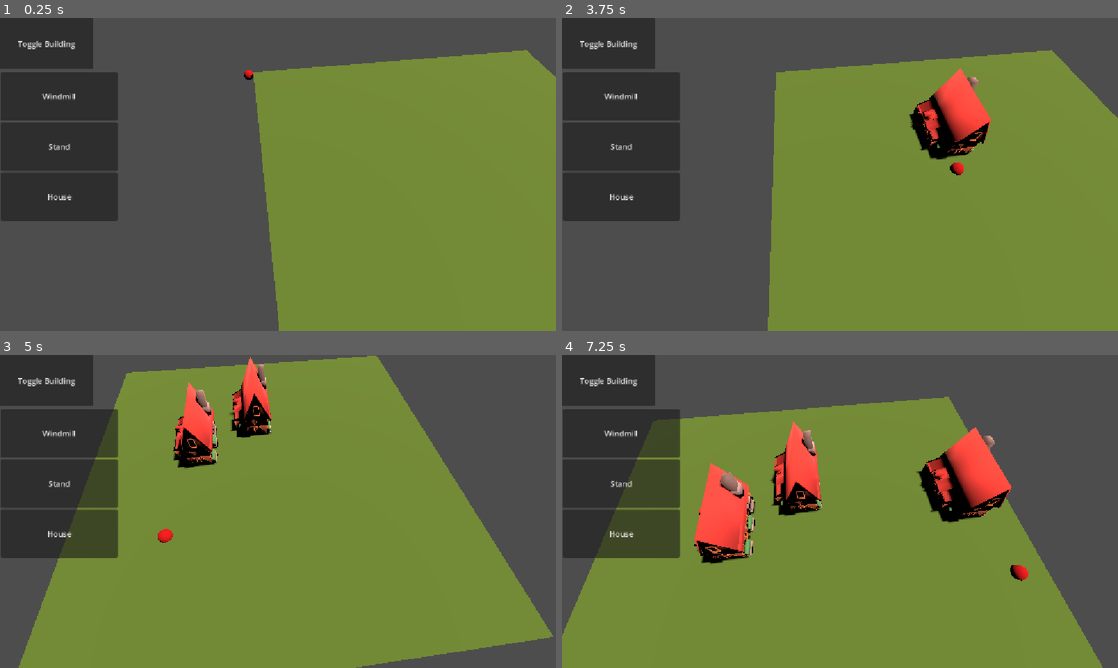
Above: before the commit, frames 1-4 (two rows, left to right).
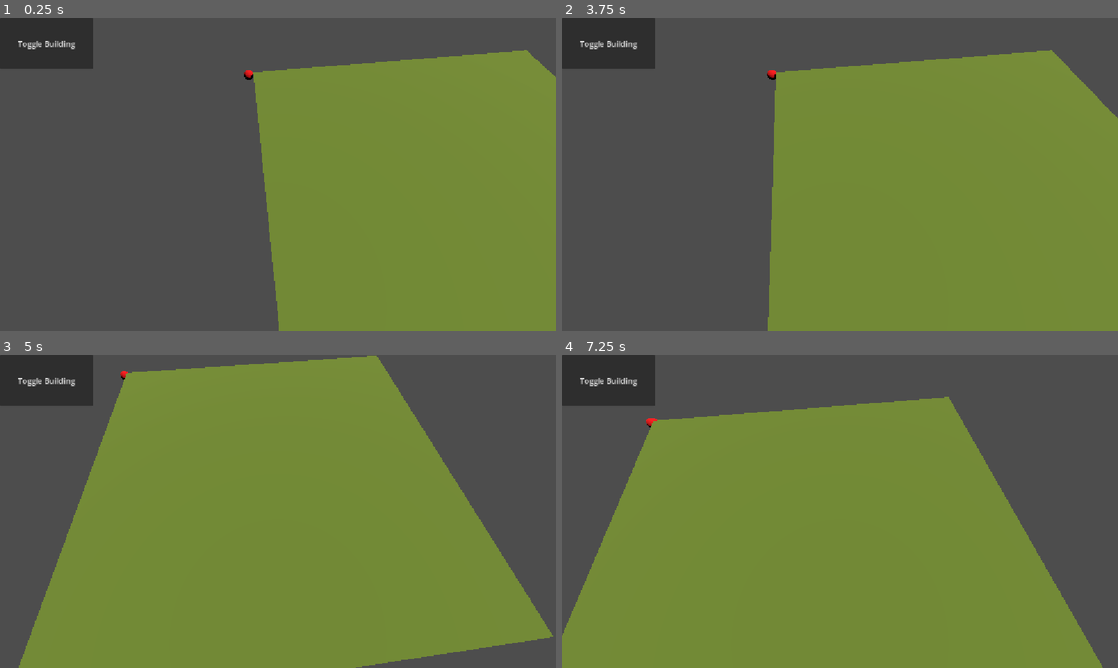
Above: after the commit, the same moments.

Repository: ricric132/GMC-Sandbox-Workshop-Template
Game: Godot game, scene res://Main.tscn
Two runs of this game, one before a commit and one after it. Both use one fixed random seed, a clock stepped at 60 frames per second and the inputs below.
Inputs (mouse positions are in pixels of both pictures, inside the frame that each line leads up to):
- Up to frame 1 (0.25 s): no input
- Up to frame 2 (3.75 s): click (623, 96) at 0.5 s, where only the run before the commit has a clickable "Windmill"; click (623, 146) at 1.25 s, where only the run before the commit has a clickable "Stand"; click (623, 196) at 2 s, where only the run before the commit has a clickable "House"; click "Toggle Building" at 2.75 s; tap Enter at 3.5 s; move the mouse to (962, 158) at 3.52 s; hold D (move_right) from 3.53 s (still down); click (962, 158) at 3.6 s
- Up to frame 3 (5 s): move the mouse to (166, 527) at 4.27 s; release D (move_right) at 4.28 s; hold S (move_back) from 4.28 s (still down); click (166, 527) at 4.35 s
- Up to frame 4 (7.25 s): move the mouse to (895, 442) at 5.02 s; release S (move_back) at 5.03 s; hold D (move_right) 5.03-5.78 s; tap Q (look_left) at 5.1 s; click (895, 442) at 5.3 s; move the mouse to (812, 574) at 5.77 s; hold W (move_forward) 5.78-6.53 s; tap E (look_right) at 5.85 s; click (812, 574) at 6.05 s; move the mouse to (1006, 558) at 6.52 s; hold A (move_left) from 6.53 s (still down); click (1006, 558) at 6.6 s

The runs differ from the first frame. In frame 1, 9.6% of the frame differs, in the area x 0-22%, y 17-65%; in frame 2, 12%; in frame 3, 13%; in frame 4, 18%, in the area x 0-84%, y 17-73%.

Commit message:
Update to match

Diff:
--- a/Buildings/House/House.tres
+++ /dev/null
@@ -1,13 +0,0 @@
-[gd_resource type="Resource" script_class="building_template" format=3 uid="uid://06gunfwlb5fk"]
-
-[ext_resource type="PackedScene" uid="uid://bhg5kgwn52ey8" path="res://Buildings/House/house.tscn" id="1_gi17t"]
-[ext_resource type="Script" uid="uid://c2j4nn22v54ms" path="res://building_template.gd" id="1_tyd1r"]
-[ext_resource type="PackedScene" uid="uid://cnrnvoo40lcf0" path="res://Buildings/House/house_preview.tscn" id="2_7jr2g"]
-
-[resource]
-script = ExtResource("1_tyd1r")
-name = "House"
-dimension = Vector2i(5, 4)
-build_object = ExtResource("1_gi17t")
-build_preview = ExtResource("2_7jr2g")
-metadata/_custom_type_script = "uid://c2j4nn22v54ms"
--- a/Main.tscn
+++ b/Main.tscn
@@ -1,11 +1,6 @@
 [gd_scene format=3 uid="uid://ct3x83vg5y5jm"]
 
-[ext_resource type="Script" uid="uid://carb7fxejnni7" path="res://building_manager.gd" id="1_glv2v"]
-[ext_resource type="Resource" uid="uid://cxq2c5mtpmg58" path="res://Buildings/Windmill/windmill.tres" id="2_r0du0"]
 [ext_resource type="Script" uid="uid://cqcm5y0lhlqk8" path="res://camera_controller.gd" id="2_uu6xs"]
-[ext_resource type="Script" uid="uid://c2j4nn22v54ms" path="res://building_template.gd" id="3_fos0i"]
-[ext_resource type="Resource" uid="uid://dig8tt5470jjn" path="res://Buildings/Stand/stand.tres" id="4_3dxm6"]
-[ext_resource type="Resource" uid="uid://06gunfwlb5fk" path="res://Buildings/House/House.tres" id="5_3dxm6"]
 [ext_resource type="PackedScene" uid="uid://okaudtfqkf41" path="res://building_info_panel.tscn" id="7_lgr22"]
 
 [sub_resource type="StandardMaterial3D" id="StandardMaterial3D_6mfvo"]
@@ -49,8 +44,6 @@
 [node name="BuildingParent" type="Node3D" parent="Grid" unique_id=522585859]
 
 [node name="BuildingManager" type="Node3D" parent="." unique_id=19595411]
-script = ExtResource("1_glv2v")
-all_buildings = Array[ExtResource("3_fos0i")]([ExtResource("2_r0du0"), ExtResource("4_3dxm6"), ExtResource("5_3dxm6")])
 
 [node name="Camera3D" type="Camera3D" parent="." unique_id=85693517]
 transform = Transform3D(-0.1209461, 0.8845558, -0.4504809, 0, 0.45381227, 0.8910973, 0.9926591, 0.10777474, -0.05488683, -19.179245, 14.267918, 0.7531166)
--- a/building_manager.gd
+++ /dev/null
@@ -1,95 +0,0 @@
-extends Node3D
-
-@onready var cam: Camera3D = $"../Camera3D"
-@onready var preview_parent: Node3D = $"../PreviewParent"
-@onready var grid_corner: Node3D = $"../Grid/Floor/GridCorner"
-@onready var building_parent: Node3D = $"../Grid/BuildingParent"
-@onready var button_container: VBoxContainer = $"../CanvasLayer/BuildingButtons"
-
-var grid : Array[Array] = []
-const WIDTH = 30
-const HEIGHT = 30
-const TILE_SIZE = 1
-
-@export var selected_builidng : BuildingTemplate
-@export var all_buildings : Array[BuildingTemplate]
-
-const  button_scene := preload("res://building_selector.tscn")
-
-# Called when the node enters the scene tree for the first time.
-func _ready() -> void:
-	setup_grid()
-	setup_buttons()
-
-func setup_grid():
-	grid.resize(WIDTH)
-	for x in WIDTH:
-		grid[x]=[]
-		grid[x].resize(HEIGHT)
-		for y in HEIGHT:
-			grid[x][y] = Tile.new(x, y)
-
-func setup_buttons():
-	for building in all_buildings:
-		var button = button_scene.instantiate()
-		button_container.add_child(button)
-		button.setup(building, self)
-
-
-# Called every frame. 'delta' is the elapsed time since the previous frame.
-func _physics_process(delta: float) -> void:
-	var mousePos = get_viewport().get_mouse_position()
-
-	var space_state = get_world_3d().direct_space_state
-	var from = cam.project_ray_origin(mousePos)
-	var to = from + cam.project_ray_normal(mousePos) * 1000
-	var ray = PhysicsRayQueryParameters3D.create(from, to)
-	ray.collision_mask = (1 << 1-1)
-	var result = space_state.intersect_ray(ray)
-
-	if(result && selected_builidng):
-		var coords = world_to_grid_coords(result.position)
-		preview_parent.global_position = grid_to_world_position(coords.x, coords.y)
-
-		if Input.is_action_just_pressed("click"):
-			build(coords.x, coords.y, selected_builidng)
-
-
-func build(x : int, y : int, building : BuildingTemplate):
-	if(!check_valid(x, y, building)):
-		return
-
-	var built : Node = building.build_object.instantiate()
-	building_parent.add_child(built)
-	built.global_position = grid_to_world_position(x, y)
-
-	for i in building.dimension.x:
-		for j in building.dimension.y:
-			var check_coord = Vector2i(x, y) + Vector2i(i, j)
-
-			grid[check_coord.x][check_coord.y].building = built
-
-func check_valid(x : int, y : int, building : BuildingTemplate):
-	for i in building.dimension.x:
-		for j in building.dimension.y:
-			var check_coord = Vector2i(x, y) + Vector2i(i, j)
-
-			if check_coord.x >= WIDTH || check_coord.x < 0:
-				return false
-			if check_coord.y >= HEIGHT || check_coord.y < 0:
-				return false
-			if grid[check_coord.x][check_coord.y].is_empty() == false:
-				return false
-
-	return true
-
-func grid_to_world_position(x : int, y: int):
-	var coords = Vector3(x, 0, y)
-	return grid_corner.global_position + coords * TILE_SIZE
-
-func world_to_grid_coords(pos : Vector3):
-	var recentred_pos = pos - grid_corner.global_position
-	return Vector2i(recentred_pos.x/TILE_SIZE, recentred_pos.z/TILE_SIZE)
-
-func select_building(building:BuildingTemplate):
-	selected_builidng = building
--- a/tile.gd
+++ /dev/null
@@ -1,15 +0,0 @@
-extends Object
-
-class_name Tile
-
-var x : int
-var y : int
-var building : Node
-
-func _init(_x : int, _y : int):
-	x = _x
-	y = _y
-	building = null
-
-func is_empty() -> bool:
-	return building == null
Not shown, removed: building_manager.gd.uid
Not shown, removed: tile.gd.uid
